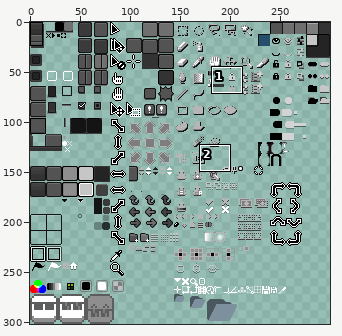
Edited in one commit: sprite sheet (sheet.png). Above: a wide view before the commit, with the close-up outlined.
Close-up. Before:
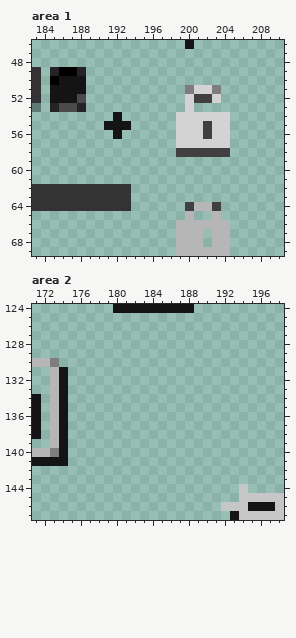
The file is 300x302 pixels. Pixels under 10% opacity are left out. Colours within 5 levels of each other are drawn and written as one. Shown: area 1: x 183..210, y 46..69; area 2: x 171..198, y 124..147.
The same view after the edit:
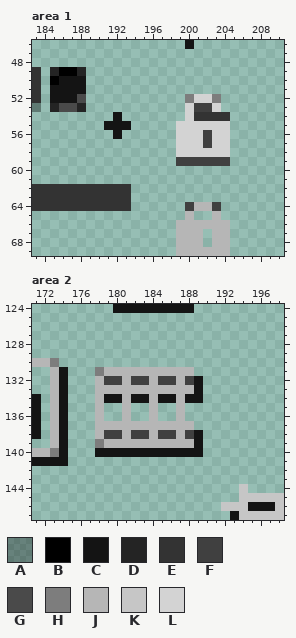
Palette (. is transparent): A #00000050  B #000000  C #141414  D #242424  E #333333  F #404040  G #4a4a4a  H #7d7d7d  J #b6b6b6  K #c6c6c6  L #d3d3d3
What changed:
Area 1:
Colour E replaces colour L in row 54 at x 201 to 204.
Colour F is added in row 53 at x 201 to 202; in row 59 at x 199 to 204.
Colour F replaces colour L in row 57 at x 202.
Colour H replaces colour L in row 52 at x 200 and 203.
Colour L is added in row 53 at x 203.
Colour L replaces colour F in row 52 at x 201 to 202; in row 55 at x 202; in row 58 at x 199 to 204.
The author cleared colour H in row 51 at x 200 and 203.
The author cleared colour L in row 51 at x 201 to 202; in row 54 at x 199.
Area 2:
Colour C is added in rows 132 to 133 at x 189; in row 134 at x 179 to 180, 182 to 183, 185 to 186 and 188 to 189; in rows 138 to 139 at x 189; in row 140 at x 178 to 189.
Colour F is added in row 132 at x 179 to 180, 182 to 183, 185 to 186 and 188; in row 138 at x 179 to 180, 182 to 183, 185 to 186 and 188.
Colour H is added in row 131 at x 178; in row 139 at x 178.
Colour J is added in row 131 at x 179 to 188; in row 132 at x 178, 181, 184 and 187; in row 133 at x 178 to 188; in rows 134 to 136 at x 178, 181, 184 and 187; in row 137 at x 178 to 188; in row 138 at x 178, 181, 184 and 187.
Colour J is added in row 139 at x 179 to 188.
Changed places in both close-ups, as pixel boxes (x1, y1, x2, y2):
changed: (176, 85, 230, 166)
added: (95, 367, 203, 457)
